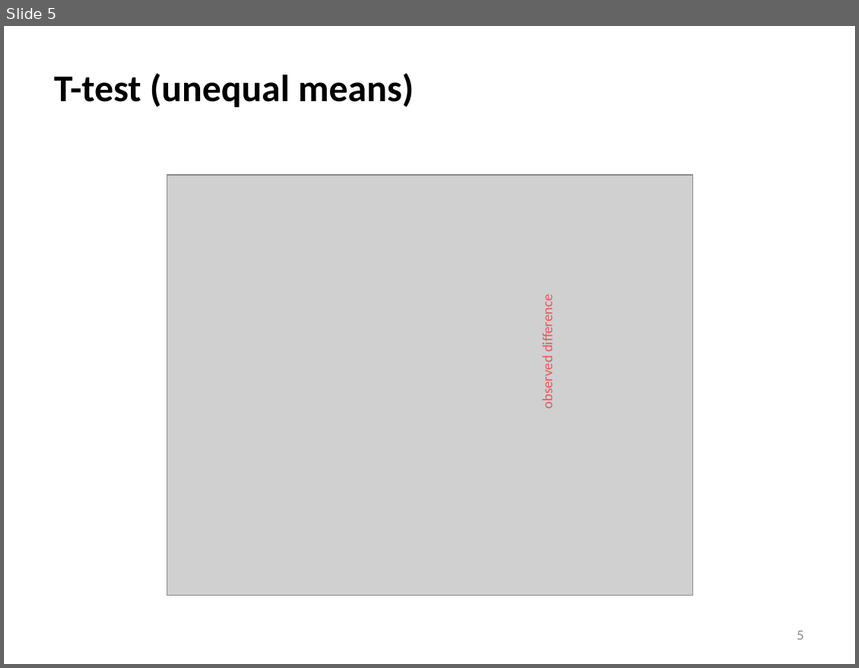
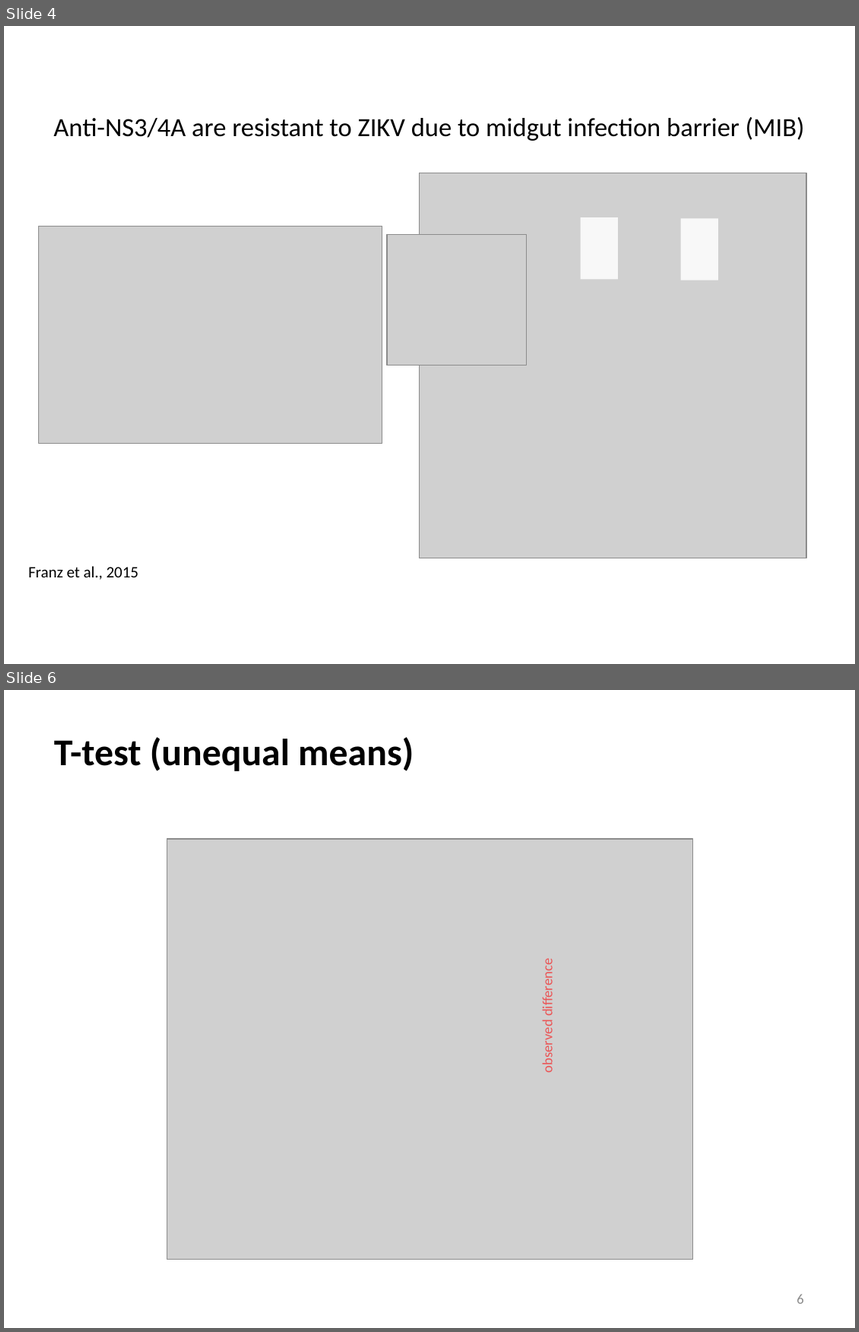
Before and after one commit to meekrob/stats_workshop_2020, a slide deck: adeline/Adeline_TOST_edit.pptx. Shown one above the other, each under a label of ours: slide 5 before the commit, slides 4 and 6 after it; the slides between them are not shown. The pictures are 859x668 and 859x1332 pixels, drawn with LibreOffice and Linux fonts; fonts in the diff are those of the drawing; grey boxes stand for pictures. Boxes give left, top, right and bottom in pixels: in the first picture for what was removed or moved away, otherwise in the second. Text is boxed around its words. In the diff, an @@ line names an element or a change of style, - is before the commit and + after.

```diff
--- a/adeline/Adeline_TOST_edit.pptx
+++ b/adeline/Adeline_TOST_edit.pptx
@@ slide 4 added at (4,26,855,664), background #FFFFFF @@
@@ text added at (53,117,805,141), 22.2 pt, text #000000 @@
+Anti-NS3/4A are resistant to ZIKV due to midgut infection barrier (MIB)
@@ picture added at (420,173,807,558) @@
@@ picture added at (39,226,382,443) @@
@@ rectangle added at (580,218,618,280), fill #FFFFFF at 86% opacity @@
@@ rectangle added at (680,218,718,281), fill #FFFFFF at 86% opacity @@
@@ picture added at (387,234,527,366) @@
@@ text added at (28,566,139,580), 13.5 pt, text #000000 @@
+Franz et al., 2015
@@ what was slide 5 is now slide 6 @@
@@ page number at (797,1294,804,1304): text changed @@
-5
+6
```
Also in this commit, not shown: 7 slides changed, 2 other slides added, 2 slides removed.
